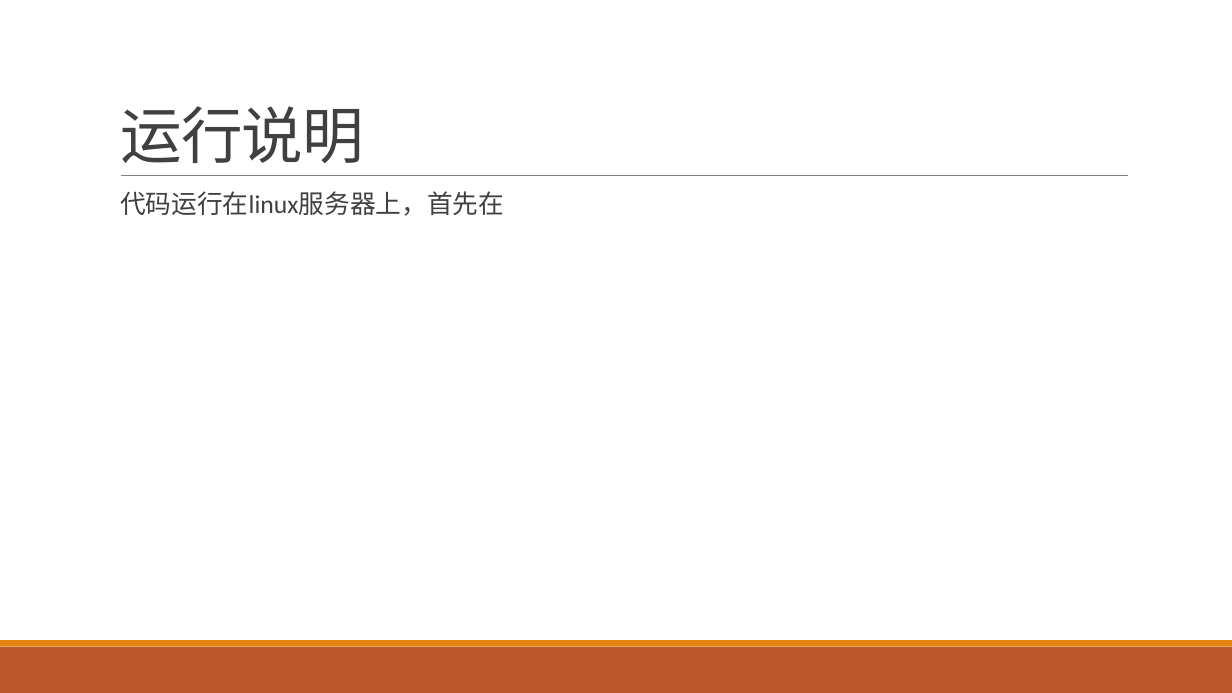
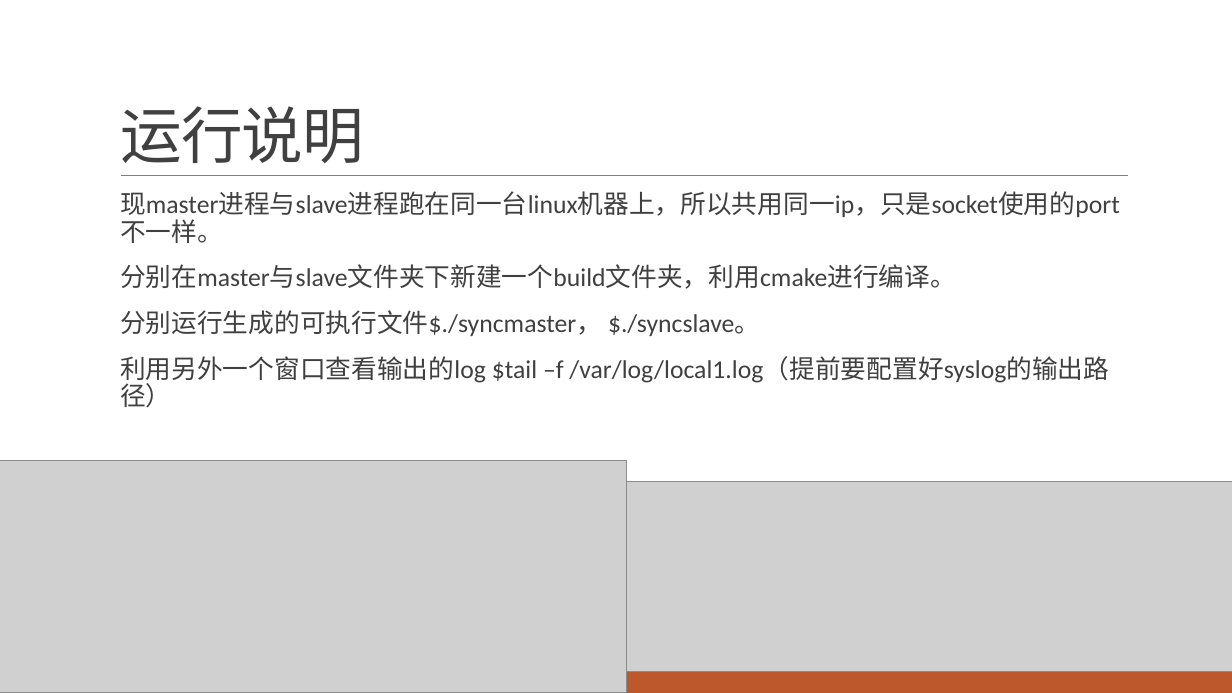
Before and after one commit to gcy346447065/reliable_sync, a slide deck: slide 2 of 测试记录.pptx. Drawn at 1232x693 pixels with LibreOffice and Linux fonts; fonts in the diff are those of the drawing; grey boxes stand for pictures. Boxes give left, top, right and bottom in pixels: in the first picture for what was removed or moved away, otherwise in the second. Text is boxed around its words. In the diff, an @@ line names an element or a change of style, - is before the commit and + after.

```diff
--- a/测试记录.pptx
+++ b/测试记录.pptx
@@ text at box(120, 191, 1120, 384): text changed @@
-  代码运行在linux服务器上，首先在
+  现master进程与slave进程跑在同一台linux机器上，所以共用同一ip，只是socket使用的port不一样。
+  分别在master与slave文件夹下新建一个build文件夹，利用cmake进行编译。
+  分别运行生成的可执行文件$./syncmaster， $./syncslave。
+  利用另外一个窗口查看输出的log $tail –f /var/log/local1.log（提前要配置好syslog的输出路径）
@@ picture added at box(0, 460, 627, 693) @@
@@ picture added at box(627, 482, 1232, 671) @@
```
Also in this commit, not shown: 4 slides added, 3 slides removed.
